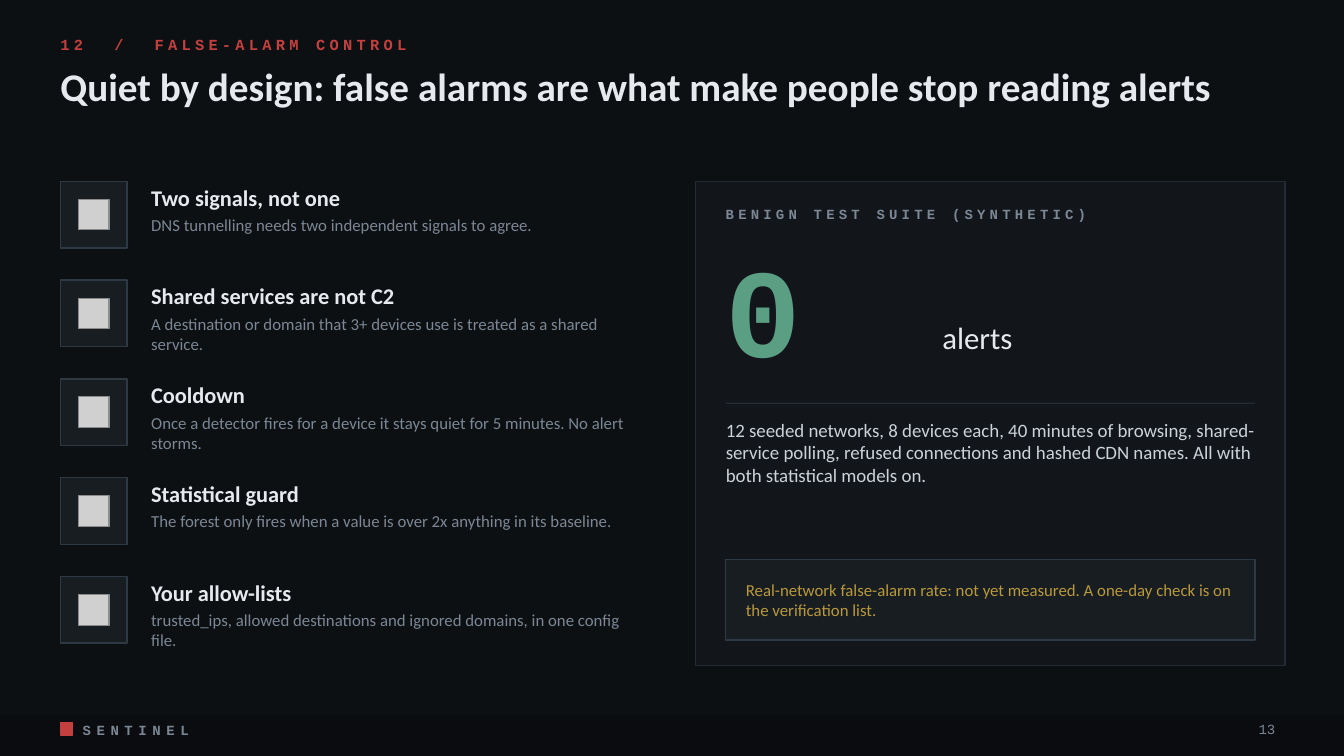
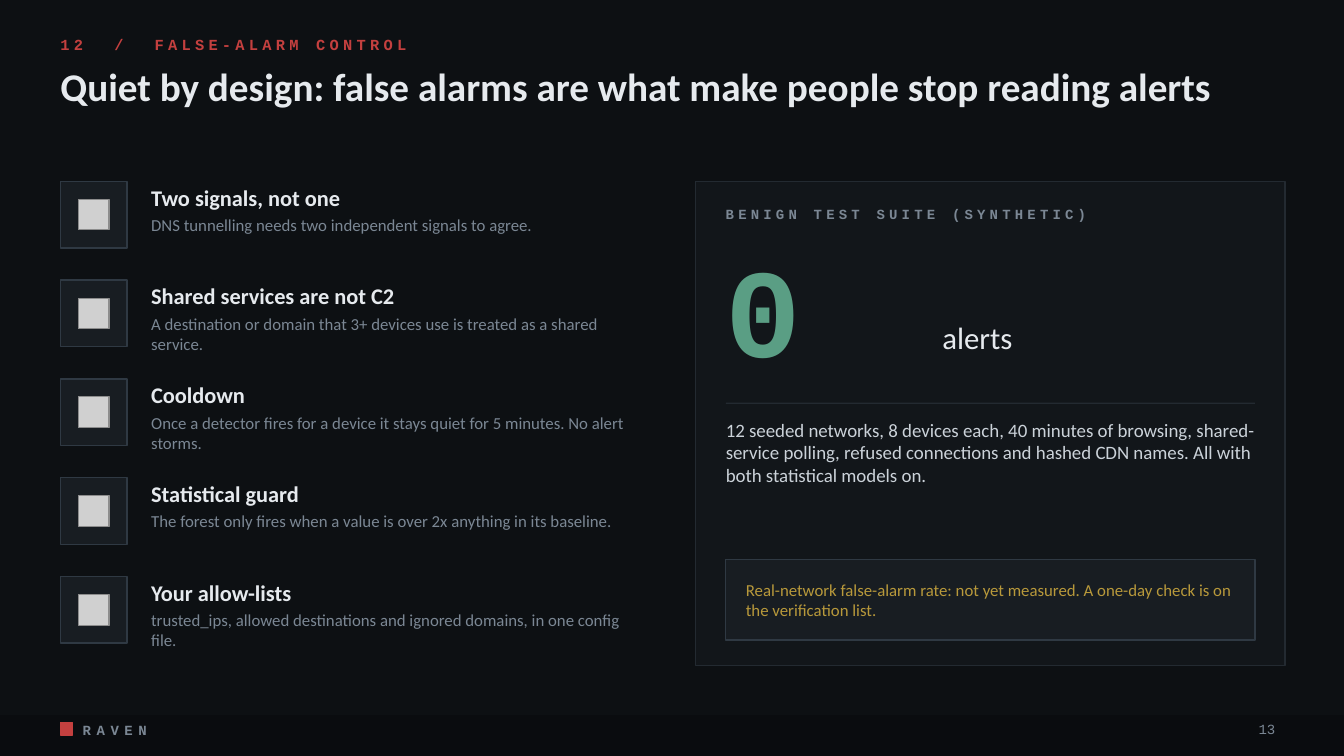
Before and after one commit to MRX-72/Hackt0b3r, a slide deck: slide 13 of docs/pitch/Raven_Pitch.pptx. Drawn at 1344x756 pixels with LibreOffice and Linux fonts; fonts in the diff are those of the drawing; grey boxes stand for pictures. Boxes give left, top, right and bottom in pixels: in the first picture for what was removed or moved away, otherwise in the second. Text is boxed around its words. In the diff, an @@ line names an element or a change of style, - is before the commit and + after.

Commit message:
Pitch deck: Raven branding, fresh console screenshots, updated test counts

```diff
--- a/docs/pitch/Raven_Pitch.pptx
+++ b/docs/pitch/Raven_Pitch.pptx
@@ text at (83,726,147,735): text changed @@
-SENTINEL
+RAVEN
```
Also in this commit, not shown: 18 other slides changed, 7 other files.
